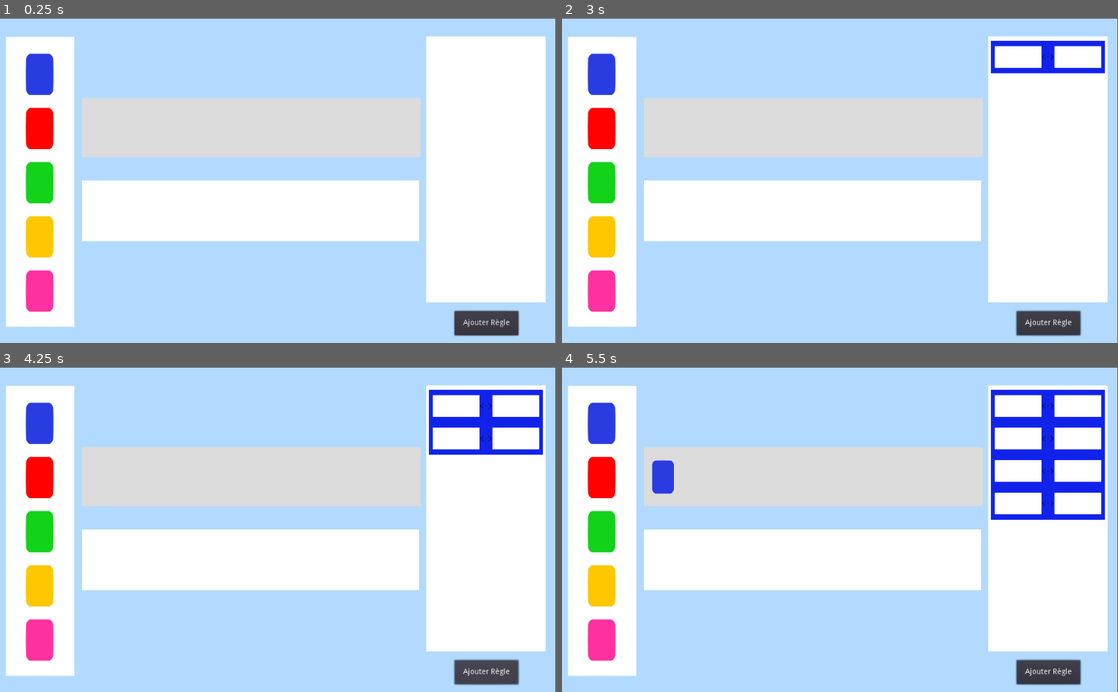
Above: before the commit, frames 1-4 (two rows, left to right).
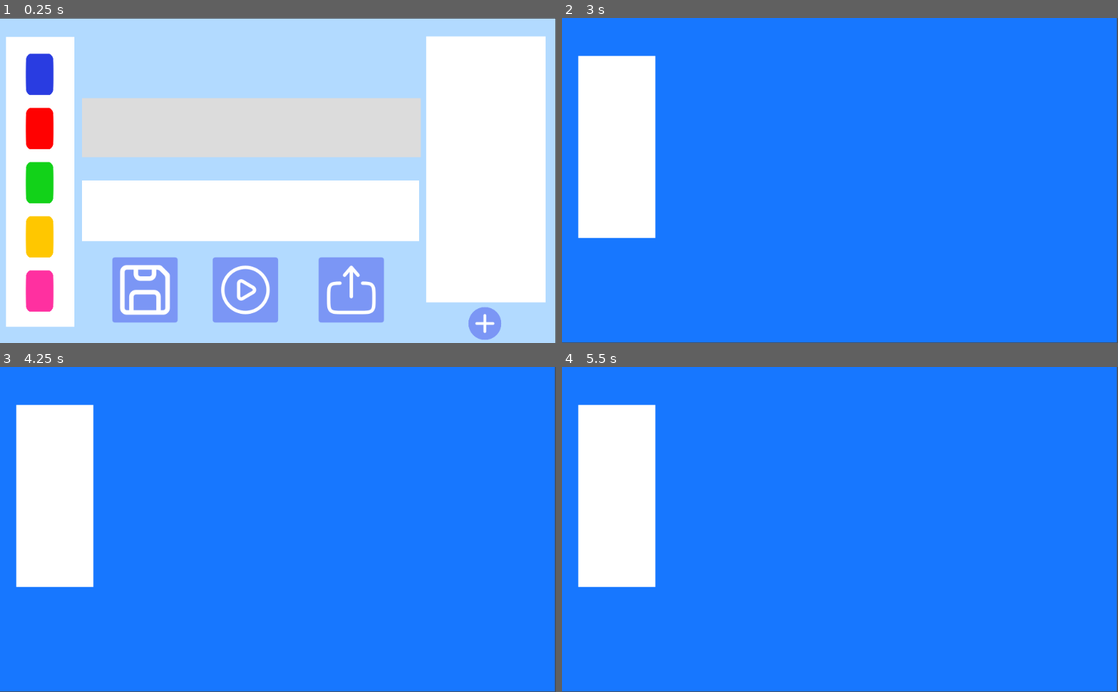
Above: after the commit, the same moments.

Repository: Pertatis/ProjetDomino
Game: Godot game, scene res://Scenes/Main.tscn
Two runs of this game, one before a commit and one after it. Both use one fixed random seed, a clock stepped at 60 frames per second and the inputs below.
Inputs (mouse positions are in pixels of both pictures, inside the frame that each line leads up to; where the layout moved, square brackets give the same spot in the first picture):
- Up to frame 1 (0.25 s): no input
- Up to frame 2 (3 s): click (1045, 323) [1051, 323] at 0.5 s; click (706, 291) at 1.27 s; click (912, 291) at 2.02 s; click (806, 291) at 2.77 s
- Up to frame 3 (4.25 s): click (489, 672) at 3.5 s, where only the run before the commit has a clickable "Ajouter Règle"
- Up to frame 4 (5.5 s): click (1051, 672) at 4.25 s, where only the run before the commit has a clickable "Ajouter Règle"; tap Enter at 5 s; move the mouse to (600, 422) at 5.02 s; click (600, 422) at 5.17 s

The runs differ from the first frame. In frame 1, 8.0% of the frame differs, in the area x 20-94%, y 73-100%; in frame 2, 96%, in the area x 0-100%, y 0-100%; in frame 3, 96%; in frame 4, 96%.

Commit message:
added buttons to gui

Diff:
--- a/Scenes/Main.tscn
+++ b/Scenes/Main.tscn
@@ -6,6 +6,33 @@
 [ext_resource path="res://Scenes/Domino/DominoPalette/DominoPaletteBleu.tscn" type="PackedScene" id=4]
 [ext_resource path="res://Scenes/Domino/DominoPalette/DominoPaletteRose.tscn" type="PackedScene" id=5]
 [ext_resource path="res://Scenes/Main.gd" type="Script" id=6]
+[ext_resource path="res://plus-svgrepo-com2.svg" type="Texture" id=7]
+[ext_resource path="res://Graphics/save-svgrepo-com (1).svg" type="Texture" id=8]
+[ext_resource path="res://Round_Button.tres" type="StyleBox" id=9]
+[ext_resource path="res://Graphics/upload-svgrepo-com.svg" type="Texture" id=10]
+[ext_resource path="res://Graphics/play-circle-svgrepo-com.svg" type="Texture" id=11]
+
+[sub_resource type="StyleBoxFlat" id=3]
+bg_color = Color( 0.117647, 0.176471, 0.905882, 1 )
+corner_radius_top_left = 5
+corner_radius_top_right = 5
+corner_radius_bottom_right = 5
+corner_radius_bottom_left = 5
+
+[sub_resource type="StyleBoxFlat" id=4]
+bg_color = Color( 0.0901961, 0.466667, 1, 1 )
+border_color = Color( 0.0901961, 0.466667, 1, 1 )
+corner_radius_top_left = 5
+corner_radius_top_right = 5
+corner_radius_bottom_right = 5
+corner_radius_bottom_left = 5
+
+[sub_resource type="StyleBoxFlat" id=2]
+bg_color = Color( 0.482353, 0.588235, 0.960784, 1 )
+corner_radius_top_left = 5
+corner_radius_top_right = 5
+corner_radius_bottom_right = 5
+corner_radius_bottom_left = 5
 
 [node name="Fond" type="Node2D"]
 script = ExtResource( 6 )
@@ -15,6 +42,7 @@
 margin_top = 1.0
 margin_right = 1023.0
 margin_bottom = 601.0
+rect_pivot_offset = Vector2( 465, 503 )
 mouse_filter = 2
 color = Color( 0.698039, 0.854902, 1, 1 )
 
@@ -92,11 +120,50 @@
 position = Vector2( 35, 55 )
 
 [node name="AjouterRegle" type="Button" parent="."]
-margin_left = 837.0
-margin_top = 541.0
-margin_right = 955.0
-margin_bottom = 586.0
-text = "Ajouter Règle"
+margin_left = 863.0
+margin_top = 534.0
+margin_right = 923.0
+margin_bottom = 594.0
+custom_styles/hover = ExtResource( 9 )
+custom_styles/pressed = ExtResource( 9 )
+custom_styles/focus = ExtResource( 9 )
+custom_styles/disabled = ExtResource( 9 )
+custom_styles/normal = ExtResource( 9 )
+icon = ExtResource( 7 )
+icon_align = 1
+
+[node name="BSauvegarder" type="Button" parent="."]
+margin_left = 207.0
+margin_top = 442.0
+margin_right = 327.0
+margin_bottom = 562.0
+custom_styles/hover = SubResource( 3 )
+custom_styles/pressed = SubResource( 4 )
+custom_styles/normal = SubResource( 2 )
+icon = ExtResource( 8 )
+icon_align = 1
+
+[node name="BCharger" type="Button" parent="."]
+margin_left = 587.0
+margin_top = 442.0
+margin_right = 707.0
+margin_bottom = 562.0
+custom_styles/hover = SubResource( 3 )
+custom_styles/pressed = SubResource( 4 )
+custom_styles/normal = SubResource( 2 )
+icon = ExtResource( 10 )
+icon_align = 1
+
+[node name="BJouer" type="Button" parent="."]
+margin_left = 392.0
+margin_top = 442.0
+margin_right = 512.0
+margin_bottom = 562.0
+custom_styles/hover = SubResource( 3 )
+custom_styles/pressed = SubResource( 4 )
+custom_styles/normal = SubResource( 2 )
+icon = ExtResource( 11 )
+icon_align = 1
 
 [connection signal="base_activer" from="." to="." method="_on_Fond_base_activer"]
 [connection signal="gui_input" from="PanelFond/PanelObjectif" to="." method="_on_PanelObjectif_gui_input"]
@@ -109,3 +176,4 @@
 [connection signal="gui_input" from="PanelFond/PanelBase" to="." method="_on_PanelBase_gui_input"]
 [connection signal="pressed" from="AjouterRegle" to="." method="_on_Button_pressed"]
 [connection signal="toggled" from="AjouterRegle" to="." method="_on_Button_toggled"]
+[connection signal="pressed" from="BJouer" to="." method="_on_BJouer_pressed"]
Not shown: 1 places in Scenes/Main.tscn that only renumber resources
